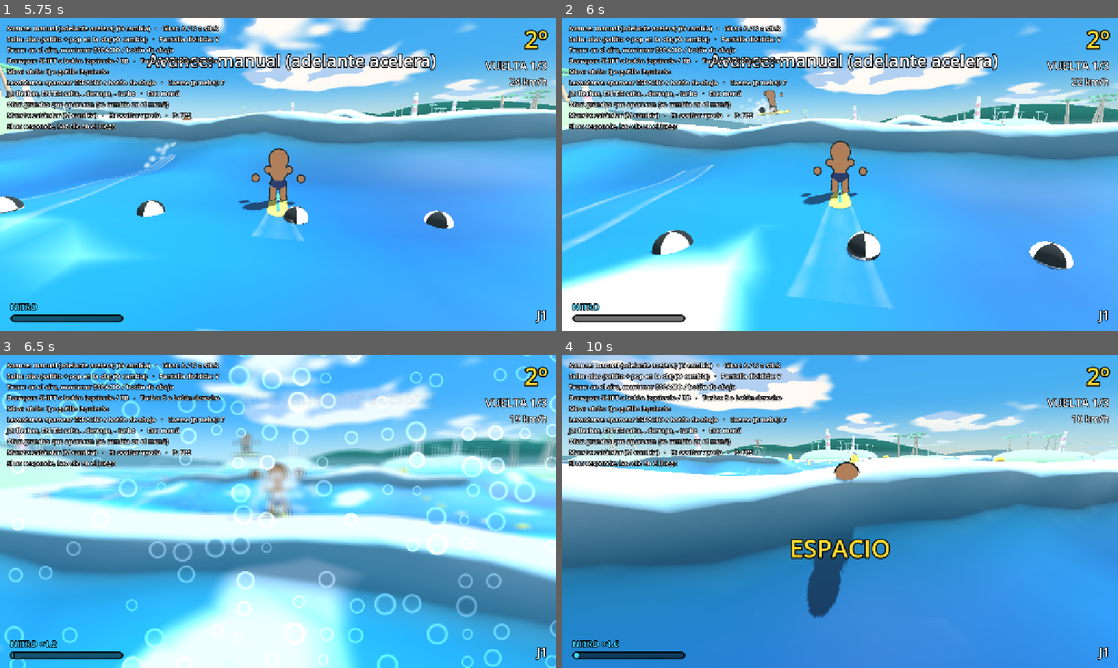
Above: before the commit, frames 1-4 (two rows, left to right).
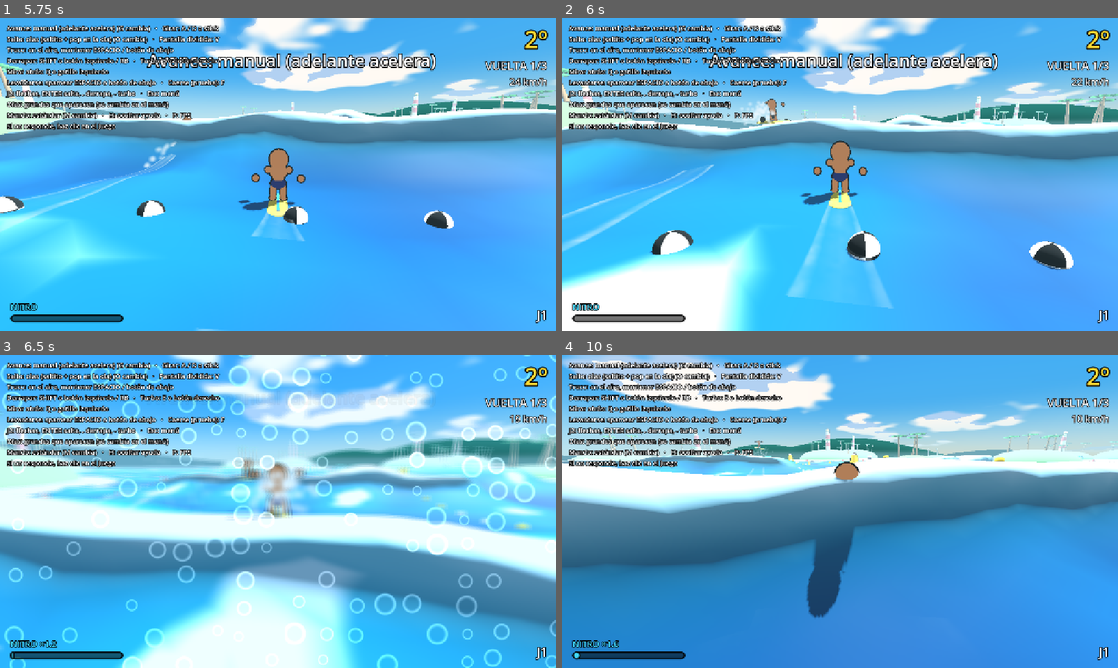
Above: after the commit, the same moments.

Repository: asimplesurfer/simplesurf
Game: Godot game, scene res://ui/menus/character_select.tscn
Same seed, same stepped clock (60 frames per second), same inputs: the game is played once before the commit and once after it.
Inputs (mouse positions are in pixels of both pictures, inside the frame that each line leads up to):
- Up to frame 1 (5.75 s): tap Enter at 0.5 s; move the mouse to (250, 237) at 0.52 s; hold W (p1_up) 0.53-1.25 s; hold Space (p1_a) 0.53-1.25 s; click (250, 237) at 0.67 s; drag from (444, 221) to (250, 237) at 1.27 s; move the mouse to (111, 127) at 2.02 s; hold A (p1_left) 2.03-2.75 s; hold Space (p1_a) 2.03-2.75 s; tap E (p1_b) at 2.1 s; drag from (305, 174) to (111, 127) at 2.77 s; move the mouse to (194, 96) at 3.52 s; hold S (p1_down) 3.53-4.25 s; hold Space (p1_a) 3.53-4.25 s; tap Q (p1_look_back) at 3.6 s; drag from (400, 158) to (194, 96) at 4.27 s; move the mouse to (166, 190) at 5.02 s; hold W (p1_up) from 5.03 s (still down); hold Space (p1_a) from 5.03 s (still down); tap G at 5.1 s; click (166, 190) at 5.17 s
- Up to frame 2 (6 s): release W (p1_up) at 5.75 s; release Space (p1_a) at 5.75 s; drag from (895, 105) to (728, 190) at 5.77 s
- Up to frame 3 (6.5 s): no input
- Up to frame 4 (10 s): move the mouse to (812, 574) at 6.52 s; hold D (p1_right) 6.53-7.25 s; hold Space (p1_a) 6.53-7.25 s; tap J at 6.6 s; drag from (1006, 558) to (812, 574) at 7.27 s; move the mouse to (673, 464) at 8.02 s; hold S (p1_down) 8.03-8.75 s; hold Space (p1_a) 8.03-8.75 s; tap K at 8.1 s; drag from (867, 511) to (673, 464) at 8.77 s; move the mouse to (756, 433) at 9.52 s; hold W (p1_up) from 9.53 s (still down); hold Space (p1_a) from 9.53 s (still down); tap Backspace at 9.6 s; click (756, 433) at 9.67 s

Frame 1 is identical in both runs. In frame 2, 0.3% of the frame differs, in the area x 32-42%, y 22-35%; in frame 3, 0.4%; in frame 4, 0.9%, in the area x 32-59%, y 26-66%.

Commit message:
Bordes: deslizarse a lo largo de la corchera (no frenarse en cada frame ni ser empujado atrás). Pop: ventana más justa y apretar antes de tiempo pierde el pop de esa ola
Co-Authored-By: Claude Opus 5.5 <noreply@anthropic.com>
Claude-Session: https://claude.ai/code/session_0158oNfJa2g5qsqyuATh8Mjh

Diff:
--- a/core/rider/rider.gd
+++ b/core/rider/rider.gd
@@ -81,6 +81,8 @@
 var _turbo_on: bool = false
 ## Para no repetir el "atravesar la ola" seguido.
 var _punch_cooldown: float = 0.0
+## Apretó A fuera de tiempo en esta ola: ya no hay pop hasta la próxima.
+var pop_locked: bool = false
 var _prev_vertical_speed: float = 0.0
 var _steer_smoothed: float = 0.0
 
@@ -108,7 +110,14 @@
 	if controls_locked:
 		input = RiderInput.new()
 	motivation_timer = maxf(0.0, motivation_timer - delta)
-	pop_buffer = maxf(0.0, pop_buffer - delta)
+	if pop_buffer > 0.0:
+		pop_buffer = maxf(0.0, pop_buffer - delta)
+		# Apretó y la ola no lo lanzó a tiempo: se le pasó el momento.
+		if pop_buffer <= 0.0 and grounded:
+			pop_locked = true
+	# Fuera de las olas grandes se vuelve a poder (para la próxima ola).
+	if grounded and pop_locked and not on_big_wave(0.1):
+		pop_locked = false
 	_punch_cooldown = maxf(0.0, _punch_cooldown - delta)
 	# Handicap: nitro de a poco (no mientras se aprieta el turbo, así no se
 	# puede usar el turbo sin fin).
@@ -271,7 +280,7 @@
 ## Modo olas: true en el momento justo para el pop (subiendo una ola grande o
 ## apenas la ola lo lanzó). El HUD muestra el botón.
 func pop_ready() -> bool:
-	if GameSettings.jump_style != GameSettings.JumpStyle.WAVES or did_pop or is_fallen():
+	if GameSettings.jump_style != GameSettings.JumpStyle.WAVES or did_pop or is_fallen() or pop_locked:
 		return false
 	if grounded:
 		return (
@@ -315,9 +324,25 @@
 	jumped.emit()
 
 
+## Modo olas: A apretado en una ola grande. Cuenta solo si la cresta está por
+## llegar (o recién lo lanzó); si es antes de tiempo, se pierde el pop de esta ola.
+func try_pop_press() -> void:
+	if pop_locked or did_pop:
+		return
+	if grounded:
+		if crest_soon() and vertical_speed > stats.pop_min_climb:
+			pop_buffer = stats.pop_window
+		else:
+			pop_locked = true
+	elif wave_air_time >= 0.0 and wave_air_time < stats.pop_window:
+		do_pop()
+	else:
+		pop_locked = true
+
+
 ## Modo olas: apretar A en la ola hace salir mucho más alto.
 func do_pop() -> void:
-	if did_pop:
+	if did_pop or pop_locked:
 		return
 	did_pop = true
 	pop_buffer = 0.0
@@ -336,6 +361,7 @@
 		position.y = h
 		grounded = true
 		wave_air_time = -1.0
+		pop_locked = false
 		landed.emit()
 		return true
 	return false
--- a/core/rider/rider_stats.gd
+++ b/core/rider/rider_stats.gd
@@ -34,7 +34,7 @@
 @export var pop_extra: float = 1.0
 ## Modo olas: segundos que se recuerda el A apretado subiendo la ola (y
 ## después del lanzamiento en los que todavía vale el pop).
-@export var pop_window: float = 0.15
+@export var pop_window: float = 0.12
 ## Velocidad hacia arriba subiendo una ola para que A cuente como pop (m/s).
 @export var pop_min_climb: float = 1.5
 ## Velocidad vertical mínima para que una ola te lance al aire (m/s).
--- a/core/rider/rider_stats.tres
+++ b/core/rider/rider_stats.tres
@@ -18,7 +18,7 @@
 hop_speed = 4.0
 pop_extra = 1.0
 pop_mult = 1.35
-pop_window = 0.15
+pop_window = 0.12
 pop_min_climb = 1.5
 min_launch_speed = 4.5
 wave_launch_boost = 1.0
--- a/core/rider/states/state_airborne.gd
+++ b/core/rider/states/state_airborne.gd
@@ -39,9 +39,8 @@
 		input.jump_pressed
 		and GameSettings.jump_style == GameSettings.JumpStyle.WAVES
 		and rider.wave_air_time >= 0.0
-		and rider.wave_air_time < stats.pop_window
 	):
-		rider.do_pop()
+		rider.try_pop_press()
 	rider.apply_steer(input.steer, delta, stats.air_turn_factor)
 	rider.move_forward(delta)
 
--- a/core/rider/states/state_riding.gd
+++ b/core/rider/states/state_riding.gd
@@ -36,7 +36,7 @@
 		# (hay que apretar justo antes de la cresta); nunca hace el saltito ahí.
 		# En el resto (agua plana u olitas de fondo), un saltito.
 		if rider.on_big_wave(0.1):
-			rider.pop_buffer = rider.stats.pop_window
+			rider.try_pop_press()
 		else:
 			rider.hop()
 			state_machine.transition_to(&"airborne")
--- a/tests/run_tests.gd
+++ b/tests/run_tests.gd
@@ -16,6 +16,8 @@
 var _takeoff_y: float = 0.0
 ## Veces que atravesó una ola que rompía, y si se vieron sus efectos.
 var _punches: int = 0
+## Si el último salto de ola fue con pop.
+var _last_did_pop: bool = false
 var _splash_seen: bool = false
 var _duck_seen: bool = false
 var _race: RaceManager
@@ -286,6 +288,11 @@
 		popped > plain * 1.3,
 		"A al subir la ola (pop) lanza mucho más alto (%.1f m contra %.1f m)" % [popped, plain]
 	)
+	_check(_last_did_pop, "apretar justo al salir de la ola hace el pop")
+	# Apretar antes de tiempo (lejos de la cresta) pierde el pop de esa ola,
+	# aunque después se vuelva a apretar justo.
+	await _ride_into_swell(true, Vector3(1600.0, 0.0, 900.0), true)
+	_check(not _last_did_pop, "apretar antes de tiempo pierde el pop de esa ola")
 	# Las olas de prueba ya rompieron (espuma): al cruzarlas, se "atraviesan".
 	_check(_punches > 0, "atravesar una ola que rompe se detecta (%d veces)" % _punches)
 	_check(_duck_seen, "al atravesarla el personaje se agacha y se cubre")
@@ -389,7 +396,7 @@
 
 ## Anda hacia una ola grande y devuelve la altura máxima del salto.
 ## Con press = true, aprieta A apenas la ola lo lanza (pop tardío).
-func _ride_into_swell(press: bool, at: Vector3) -> float:
+func _ride_into_swell(press: bool, at: Vector3, early: bool = false) -> float:
 	_water.clear_swells()
 	_teleport(at)
 	_rider.heading = 0.0
@@ -408,6 +415,8 @@
 	s.grow_time = 0.01
 	_water.add_swell(s)
 	var pressed := false
+	var early_done := false
+	_last_did_pop = false
 	var release_next := false
 	var max_height := 0.0
 	var was_airborne := false
@@ -426,10 +435,17 @@
 		if release_next:
 			_set_action(&"p1_a", false)
 			release_next = false
-		if press and not pressed and _state() == &"airborne":
+		# Antes de tiempo: apenas empieza a subir la ola, lejos de la cresta.
+		if early and not early_done and _rider.grounded and _rider.on_big_wave(0.3) and not _rider.crest_soon():
+			_set_action(&"p1_a", true)
+			early_done = true
+			release_next = true
+		elif press and not pressed and _state() == &"airborne" and not release_next:
 			_set_action(&"p1_a", true)
 			pressed = true
 			release_next = true
+		if _state() == &"airborne":
+			_last_did_pop = _last_did_pop or _rider.did_pop
 		if _state() == &"airborne":
 			was_airborne = true
 			max_height = maxf(max_height, _rider.global_position.y - _water_height_here())
@@ -646,6 +662,30 @@
 	await _mash_until_standing(8.0, 4.0)
 	_course.hazards_enabled = false
 
+	# Contra la corchera (también en el aire): se desliza a lo largo de ella,
+	# sin frenarse de golpe ni ser empujado hacia atrás.
+	var a0 := 2.0
+	_teleport(_course.track.position_at(a0, _course.half_width - 3.0))
+	_rider.heading = _course.track.heading_at(a0) + 0.7
+	_rider.speed = 13.0
+	_set_action(&"p1_up", true)
+	var min_speed := 99.0
+	for i in int(1.5 * FPS):
+		# A mitad de camino salta (el bug pasaba sobre todo en el aire).
+		if i == 20:
+			_set_action(&"p1_a", true)
+		elif i == 23:
+			_set_action(&"p1_a", false)
+		min_speed = minf(min_speed, _rider.speed)
+		await process_frame
+	_set_action(&"p1_up", false)
+	var moved := wrapf(_course.track.angle_of(_rider.position) - a0, -PI, PI)
+	var lat := absf(_course.track.lateral_of(_rider.position))
+	_check(min_speed > 8.0, "contra la corchera no pierde casi velocidad (mín %.1f m/s)" % min_speed)
+	_check(moved > 0.1, "y sigue avanzando a lo largo de ella (%.2f rad)" % moved)
+	_check(lat <= _course.half_width, "sin salirse de la pista (%.1f m)" % lat)
+	await _wait_until_state(&"riding", 3.0)
+
 
 func _test_turbo_and_wrong_way() -> void:
 	print("Turbo:")
--- a/world/course.gd
+++ b/world/course.gd
@@ -181,7 +181,7 @@
 			var p := track.position_at(loc.x, clampf(loc.y, -limit, limit))
 			rider.position.x = p.x
 			rider.position.z = p.z
-			rider.speed *= 0.97
+			_slide_along_edge(rider, loc, signf(loc.y))
 
 	if not hazards_enabled:
 		return
@@ -194,6 +194,29 @@
 	if not rider.is_fallen():
 		for ring in rings:
 			ring.try_collect(rider, _time)
+
+
+## Contra la corchera: se desliza a lo largo de ella. Se le saca solo la parte
+## del rumbo que va hacia afuera (sigue avanzando) y pierde un poco de velocidad
+## una sola vez al tocarla, no en cada frame.
+func _slide_along_edge(rider: Rider, loc: Vector2, side: float) -> void:
+	var edge := track.position_at(loc.x, side * half_width)
+	var center := track.position_at(loc.x, 0.0)
+	var out := Vector2(edge.x - center.x, edge.z - center.z).normalized()
+	var f := rider.forward()
+	var fwd := Vector2(f.x, f.z)
+	var into := fwd.dot(out)
+	if into <= 0.0:
+		return
+	var slide := fwd - out * into
+	if slide.length() < 0.05:
+		# De frente contra la corchera: seguir en el sentido de la carrera.
+		var t := track.tangent_at(loc.x)
+		slide = Vector2(t.x, t.z)
+	slide = slide.normalized()
+	rider.heading = atan2(-slide.x, -slide.y)
+	# Pierde velocidad según qué tan de frente pegó (de refilón casi nada).
+	rider.speed *= 1.0 - 0.35 * into
 
 
 ## Choque: se cae, queda fuera del obstáculo y mirando en el sentido de la
